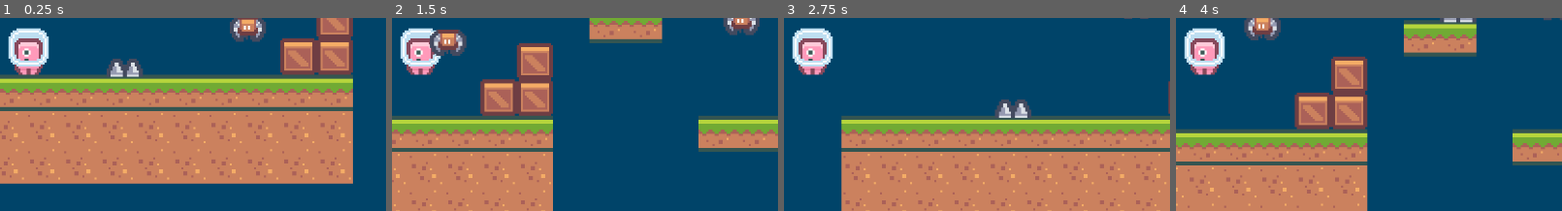
Above: before the commit, frames 1-4 (left to right).
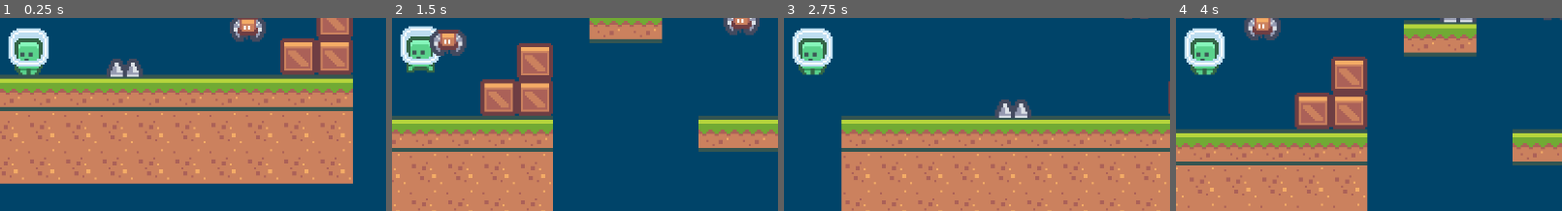
Above: after the commit, the same moments.

Repository: JohnAngusG/Godot_Projects
Game: Godot game, scene res://Scenes/main.tscn
Two runs of this game, one before a commit and one after it. Both use one fixed random seed, a clock stepped at 60 frames per second and the inputs below.
Inputs:
- Up to frame 1 (0.25 s): no input
- Up to frame 2 (1.5 s): hold Space 0.53-1.28 s; hold Right from 0.53 s (still down); tap Space at 1.35 s
- Up to frame 3 (2.75 s): tap Space at 1.52, 1.82 s; release Right at 2.03 s; hold Left from 2.03 s (still down); hold Space from 2.03 s (still down)
- Up to frame 4 (4 s): release Left at 2.78 s; release Space at 2.78 s; hold Right from 2.78 s (still down); tap Space at 2.85, 3.02, 3.32 s; hold Space from 3.53 s (still down)
The pictures show only the part of the screen within x 46-96%, y 35-85%; the shares and areas given below are measured in that part.

The runs differ from the first frame. In frame 1, 1.1% of the frame differs, in the area x 3-12%, y 10-30%; in frame 2, 1.7%, in the area x 2-13%, y 4-30%; in frame 3, 1.1%; in frame 4, 1.1%.

Commit message:
Created animated sprite for player!

Diff:
--- a/2D_Platformer/Scenes/Player.tscn
+++ b/2D_Platformer/Scenes/Player.tscn
@@ -1,7 +1,22 @@
-[gd_scene load_steps=4 format=3 uid="uid://c1bal4v2wfigw"]
+[gd_scene load_steps=6 format=3 uid="uid://c1bal4v2wfigw"]
 
 [ext_resource type="Script" path="res://Scripts/Player.gd" id="1_um05g"]
-[ext_resource type="Texture2D" uid="uid://c3nvqgsbwhv3a" path="res://Sprites/Characters/character_0004.png" id="2_aq8hh"]
+[ext_resource type="Texture2D" uid="uid://bqb4j84403j2a" path="res://Sprites/Characters/character_0000.png" id="2_8cjo0"]
+[ext_resource type="Texture2D" uid="uid://2k3iywmsqila" path="res://Sprites/Characters/character_0001.png" id="3_30n7v"]
+
+[sub_resource type="SpriteFrames" id="SpriteFrames_o7wu8"]
+animations = [{
+"frames": [{
+"duration": 1.0,
+"texture": ExtResource("2_8cjo0")
+}, {
+"duration": 1.0,
+"texture": ExtResource("3_30n7v")
+}],
+"loop": true,
+"name": &"run",
+"speed": 10.0
+}]
 
 [sub_resource type="CapsuleShape2D" id="CapsuleShape2D_j0t2g"]
 height = 23.0
@@ -9,8 +24,10 @@
 [node name="Player" type="CharacterBody2D"]
 script = ExtResource("1_um05g")
 
-[node name="Sprite" type="Sprite2D" parent="."]
-texture = ExtResource("2_aq8hh")
+[node name="AnimatedSprite2D" type="AnimatedSprite2D" parent="."]
+sprite_frames = SubResource("SpriteFrames_o7wu8")
+animation = &"run"
+frame_progress = 0.433555
 
 [node name="CollisionShape2D" type="CollisionShape2D" parent="."]
 position = Vector2(0, 0.5)
--- a/2D_Platformer/Scripts/Player.gd
+++ b/2D_Platformer/Scripts/Player.gd
@@ -4,6 +4,8 @@
 var jump_foce : float = 200.0
 var gravity : float = 500.0
 
+
+@onready var _animated_sprite = $AnimatedSprite2D
 
 func _physics_process(delta):
 	if not is_on_floor():
@@ -12,10 +14,15 @@
 	velocity.x = 0
 	if Input.is_key_pressed(KEY_LEFT):
 		velocity.x -= move_speed
-	if Input.is_key_pressed(KEY_RIGHT):
+		_animated_sprite.play("run")
+	elif Input.is_key_pressed(KEY_RIGHT):
 		velocity.x += move_speed
+		_animated_sprite.play("run")
+	else:
+		_animated_sprite.stop()
 
 	if (Input.is_key_pressed(KEY_SPACE) or Input.is_key_pressed(KEY_UP)) and is_on_floor():
+		_animated_sprite.stop()
 		velocity.y = -jump_foce
 	move_and_slide()
 
